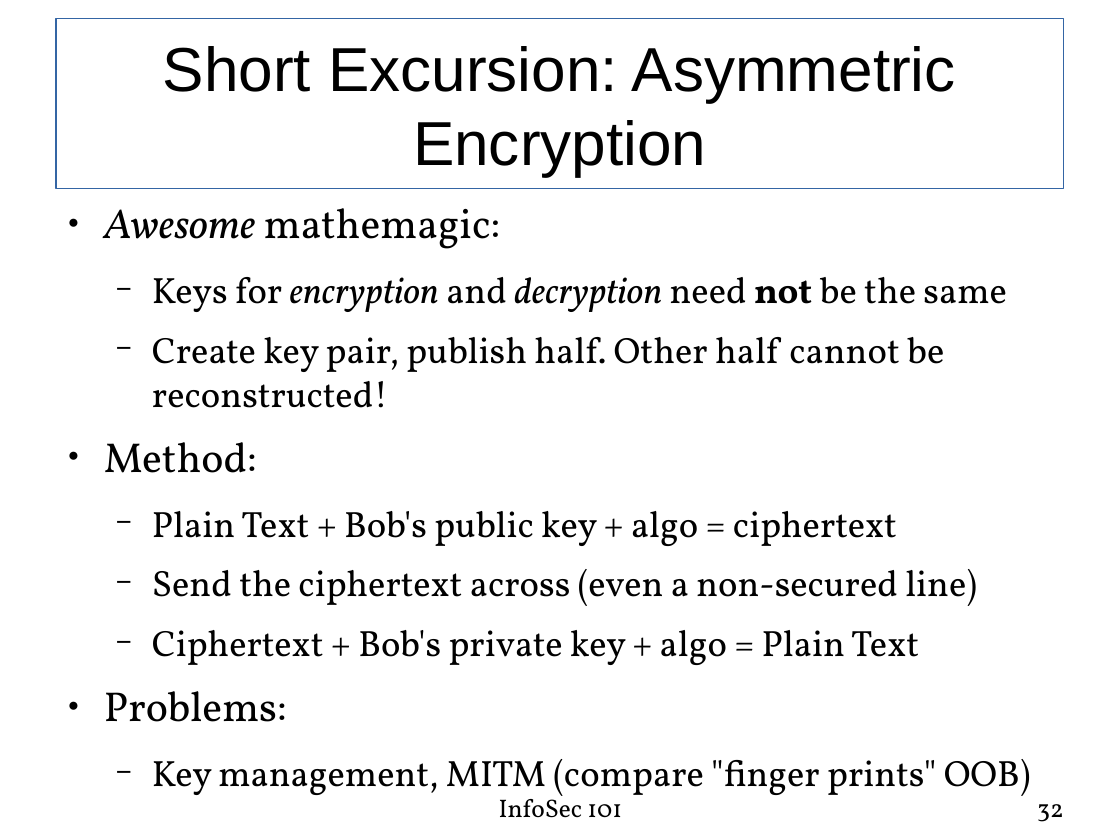
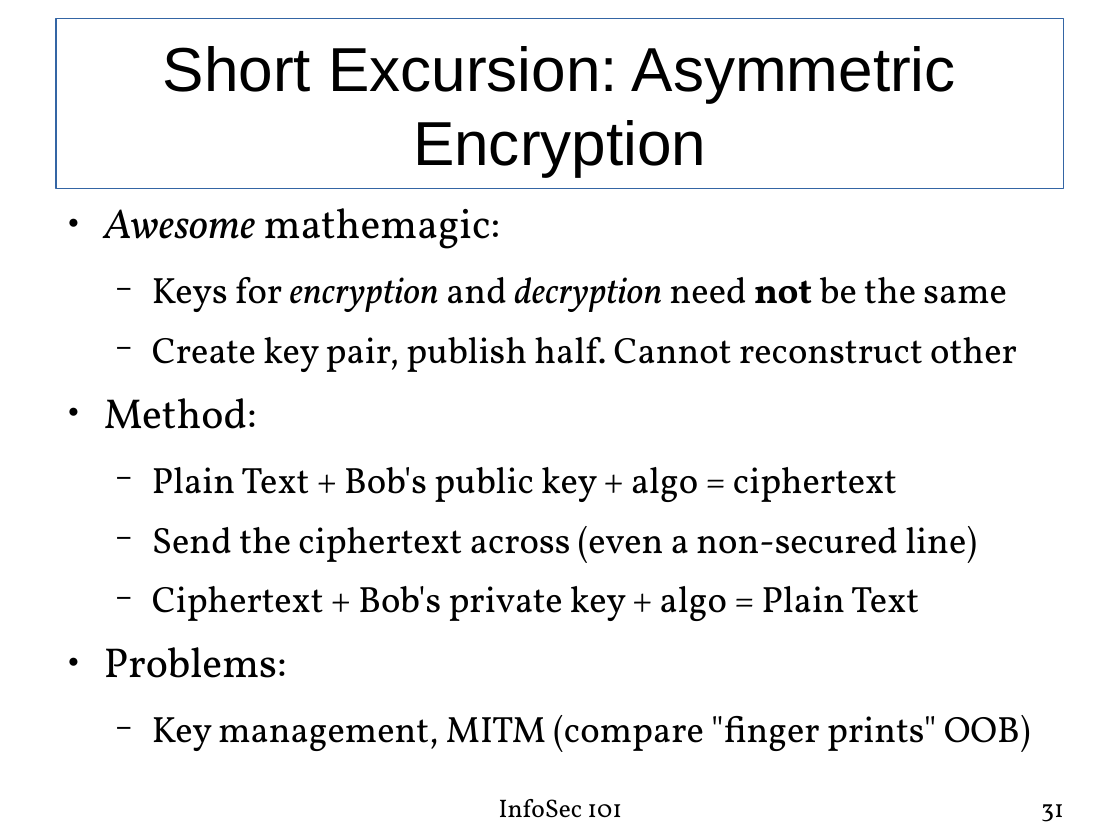
Before and after one commit to fabianlischka/InfoSec101, a slide deck: slide 31 of InfoSec101-Presentation-FCC-2015-02-26.odp (slide 32 before the commit). Drawn at 1120x840 pixels with LibreOffice and Linux fonts; fonts in the diff are those of the drawing. Boxes give left, top, right and bottom in pixels: in the first picture for what was removed or moved away, otherwise in the second. Text is boxed around its words. In the diff, an @@ line names an element or a change of style, - is before the commit and + after.

```diff
--- a/InfoSec101-Presentation-FCC-2015-02-26.odp
+++ b/InfoSec101-Presentation-FCC-2015-02-26.odp
@@ text at bbox=[152, 337, 1017, 372]: text changed @@
-  − Create key pair, publish half. Other half cannot be reconstructed!
+  − Create key pair, publish half. Cannot reconstruct other
@@ page number at bbox=[1041, 804, 1064, 822]: text changed @@
-32
+31
```
Also in this commit, not shown: 12 other slides changed, 1 slide removed.
